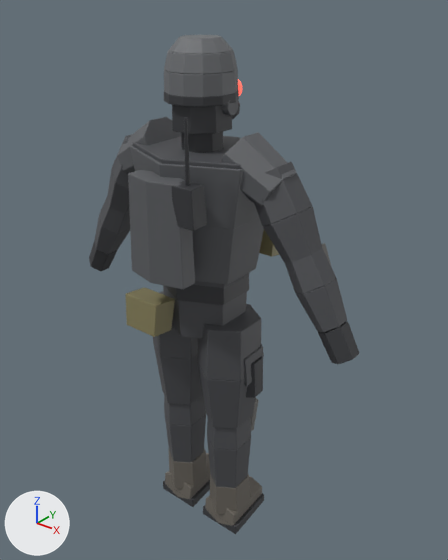
Renders of the Blender file assets/soldier_character_only.blend from each side of a commit.
Before and after are seen from a camera (50 mm lens) standing at (1.245, -1.449, 1.911) and looking at (0.032, 0.067, 0.972). The lights are fixed; the arrows at lower left show +X, +Y and +Z. The picture after the commit comes second. Both versions are drawn at the pose saved in each file; the numbers are the values there.

Objects in the first picture: 'Soldier'.
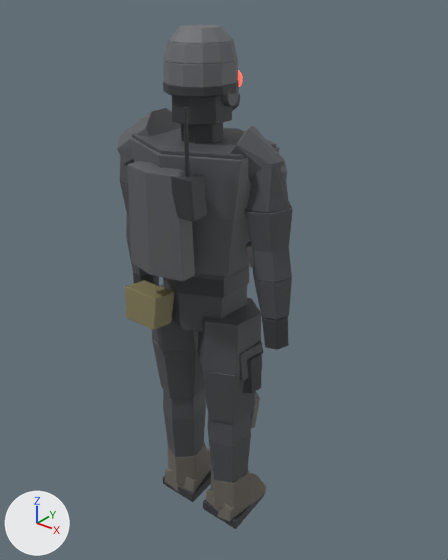
Location of each change, [x1, y1, x2, y2] in pixels of the pictures (448 x 560 px; the box of a moved part takes in the faces that stretch with it):
'Soldier', reshaped (35% narrower)
    before: [89, 35, 359, 534]
    after: [117, 25, 293, 529]
part 1 of me_soldiermesh, moved or reshaped
    before: [163, 285, 247, 339]
    after: [163, 278, 247, 332]
part 2 of me_soldiermesh, moved or reshaped
    before: [165, 275, 249, 305]
    after: [164, 268, 249, 298]
part 3 of me_soldiermesh, moved or reshaped
    before: [133, 136, 241, 169]
    after: [132, 128, 276, 160]
part 4 of me_soldiermesh, moved or reshaped
    before: [192, 218, 264, 284]
    after: [192, 216, 251, 277]
part 5 of me_soldiermesh, moved or reshaped
    before: [130, 146, 259, 230]
    after: [129, 137, 280, 221]
part 6 of me_soldiermesh, moved or reshaped (not visible afterwards)
    before: [259, 230, 279, 257]
part 7 of me_soldiermesh, moved or reshaped
    before: [181, 132, 224, 153]
    after: [181, 123, 224, 144]
part 8 of me_soldiermesh, moved or reshaped
    before: [172, 105, 232, 134]
    after: [172, 95, 232, 125]
part 9 of me_soldiermesh, moved or reshaped (mostly hidden)
    before: [232, 101, 240, 120]
    after: [232, 94, 240, 111]
part 10 of me_soldiermesh, moved or reshaped
    before: [164, 69, 238, 97]
    after: [163, 59, 238, 87]
part 11 of me_soldiermesh, moved or reshaped
    before: [164, 50, 237, 74]
    after: [164, 40, 238, 64]
part 12 of me_soldiermesh, moved or reshaped
    before: [168, 35, 233, 54]
    after: [168, 25, 233, 43]
part 13 of me_soldiermesh, moved or reshaped
    before: [164, 90, 239, 107]
    after: [163, 81, 239, 97]
part 14 of me_soldiermesh, moved or reshaped
    before: [238, 79, 242, 96]
    after: [238, 70, 242, 87]
part 15 of me_soldiermesh, moved or reshaped
    before: [222, 95, 238, 116]
    after: [222, 86, 239, 107]
part 16 of me_soldiermesh, moved or reshaped
    before: [128, 170, 195, 289]
    after: [128, 161, 195, 281]
part 17 of me_soldiermesh, moved or reshaped
    before: [172, 180, 207, 231]
    after: [171, 171, 207, 222]
part 18 of me_soldiermesh, moved or reshaped
    before: [89, 117, 359, 534]
    after: [117, 107, 293, 529]

What the commit changed:
me_soldiermesh is used by ob_soldier; location (0.0, 0.0, 0.0).
me_soldiermesh had 5488 vertices, 5216 faces and spanned x -0.58..0.58, y -0.25..0.22, z -0.03..1.76.
me_soldiermesh now has 5488 vertices, 5216 faces and spans x -0.34..0.34, y -0.25..0.22, z 0.0..1.79.
me_soldiermesh part 1: the loose piece of 84 vertices spanning x -0.14..0.14, y -0.13..0.13, z 0.82..1.02 is moved by (0.0, 0.0, 0.03).
me_soldiermesh part 2: the loose piece of 84 vertices spanning x -0.14..0.14, y -0.14..0.14, z 0.96..1.03 is moved by (0.0, 0.0, 0.03).
me_soldiermesh part 3: the loose piece of 84 vertices spanning x -0.21..0.21, y -0.18..0.18, z 1.23..1.44 is moved by (0.0, 0.0, 0.03).
me_soldiermesh part 4: the loose piece of 84 vertices spanning x -0.19..0.19, y -0.18..0.18, z 1.05..1.25 is moved by (0.0, 0.0, 0.03).
me_soldiermesh part 5: the loose piece of 84 vertices spanning x -0.22..0.22, y -0.19..0.19, z 1.24..1.43 is moved by (0.0, 0.0, 0.03).
me_soldiermesh part 6: the loose piece of 56 vertices spanning x 0.09..0.18, y 0.14..0.21, z 1.06..1.18 is moved by (0.0, 0.0, 0.03).
me_soldiermesh part 7: the loose piece of 112 vertices spanning x -0.06..0.06, y -0.06..0.06, z 1.4..1.53 is moved by (0.0, 0.0, 0.03).
me_soldiermesh part 8: the loose piece of 112 vertices spanning x -0.09..0.09, y -0.09..0.09, z 1.5..1.67 is moved by (0.0, 0.0, 0.03).
me_soldiermesh part 9: the loose piece of 112 vertices spanning x -0.05..0.05, y 0.06..0.15, z 1.51..1.6 is moved by (0.0, 0.0, 0.03).
me_soldiermesh part 10: the loose piece of 168 vertices spanning x -0.1..0.1, y -0.11..0.11, z 1.6..1.67 is moved by (0.0, 0.0, 0.03).
me_soldiermesh part 11: the loose piece of 168 vertices spanning x -0.1..0.1, y -0.11..0.11, z 1.67..1.72 is moved by (0.0, 0.0, 0.03).
me_soldiermesh part 12: the loose piece of 168 vertices spanning x -0.09..0.09, y -0.09..0.09, z 1.72..1.76 is moved by (0.0, 0.0, 0.03).
me_soldiermesh part 13: the loose piece of 168 vertices spanning x -0.11..0.11, y -0.11..0.11, z 1.58..1.61 is moved by (0.0, 0.0, 0.03).
me_soldiermesh part 14: the loose piece of 168 vertices spanning x 0.02..0.08, y 0.09..0.1, z 1.58..1.64 is moved by (0.0, 0.0, 0.03).
me_soldiermesh part 15: the loose piece of 140 vertices spanning x 0.08..0.11, y -0.01..0.05, z 1.55..1.61 is moved by (0.0, 0.0, 0.03).
me_soldiermesh part 16: the loose piece of 84 vertices spanning x -0.11..0.11, y -0.25..-0.14, z 1.07..1.39 is moved by (0.0, 0.0, 0.03).
me_soldiermesh part 17: the loose piece of 56 vertices spanning x 0.08..0.16, y -0.23..-0.17, z 1.27..1.39 is moved by (0.0, 0.0, 0.03).
me_soldiermesh part 18: 3024 of 5488 vertices moved; they spanned x -0.58..0.58, y -0.22..0.15, z -0.03..1.58 and now span x -0.34..0.34, y -0.22..0.16, z 0.0..1.61; mean shift (0.0, 0.0, 0.01); largest move (0.58, 0.02, 0.92) -> (0.27, 0.04, 0.85).
Other edits to the shape of me_soldiermesh do not show in these pictures.
